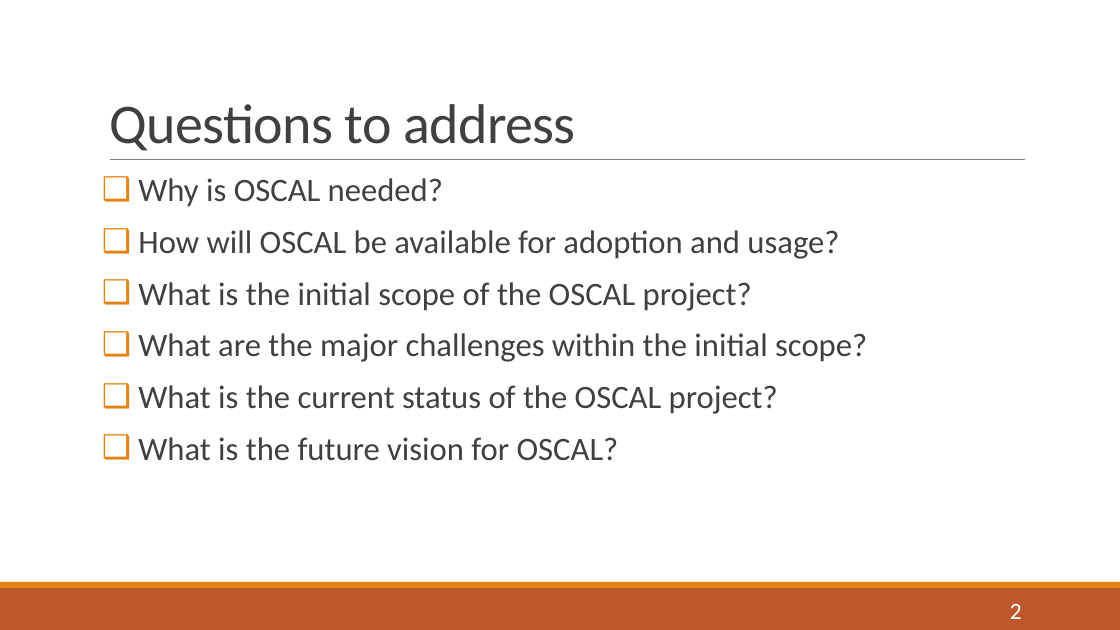
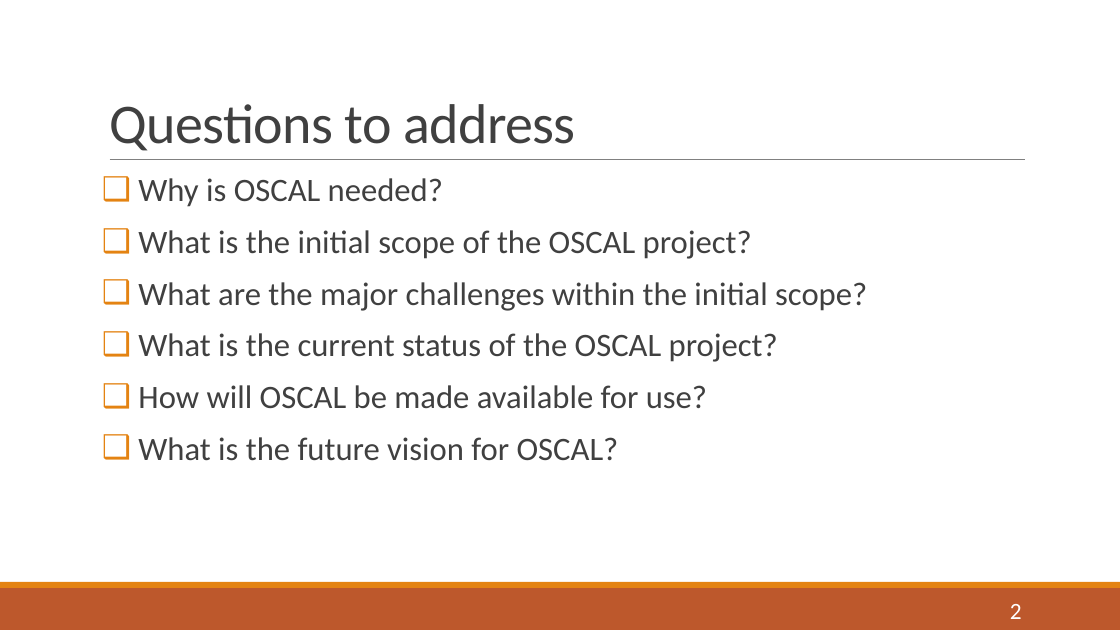
Before and after one commit to usnistgov/OSCAL, a slide deck: slide 2 of docs/presentations/OSCAL Overview 20170810 with draft notes.pptx. Drawn at 1120x630 pixels with LibreOffice and Linux fonts; fonts in the diff are those of the drawing. Boxes give left, top, right and bottom in pixels: in the first picture for what was removed or moved away, otherwise in the second. Text is boxed around its words. In the diff, an @@ line names an element or a change of style, - is before the commit and + after.

```diff
--- a/docs/presentations/OSCAL Overview 20170810 with draft notes.pptx
+++ b/docs/presentations/OSCAL Overview 20170810 with draft notes.pptx
@@ text at <box>138,230,839,259</box>: paragraph removed @@
-❑ How will OSCAL be available for adoption and usage?
@@ text at <box>138,385,707,408</box>: paragraph added @@
+❑ How will OSCAL be made available for use?
```
Also in this commit, not shown: 13 other slides changed, 4 slides added, 1 other file.
